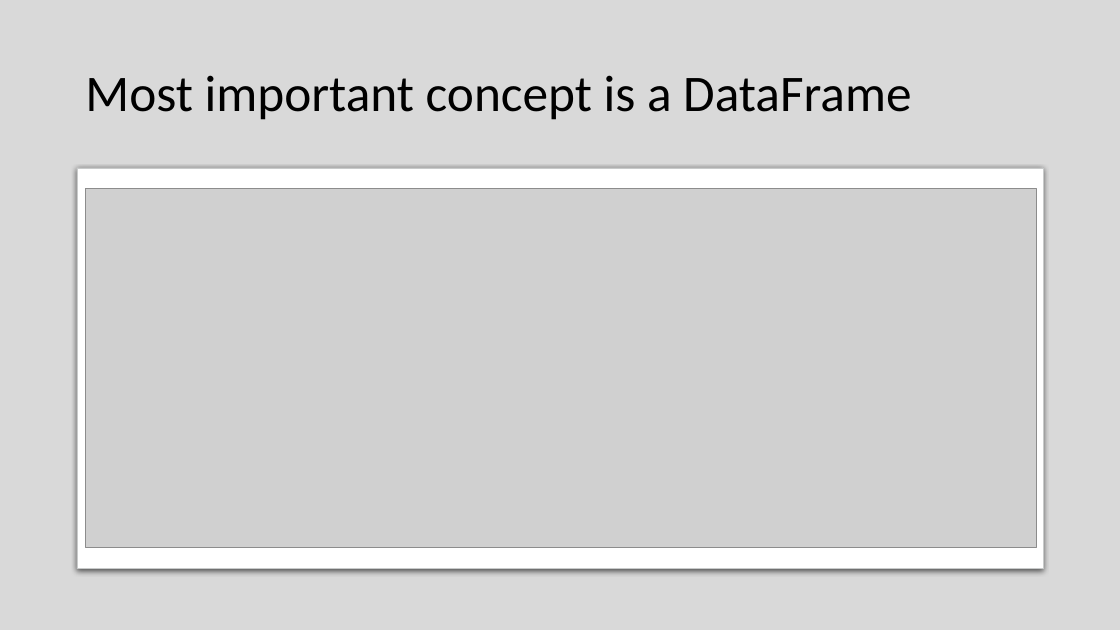
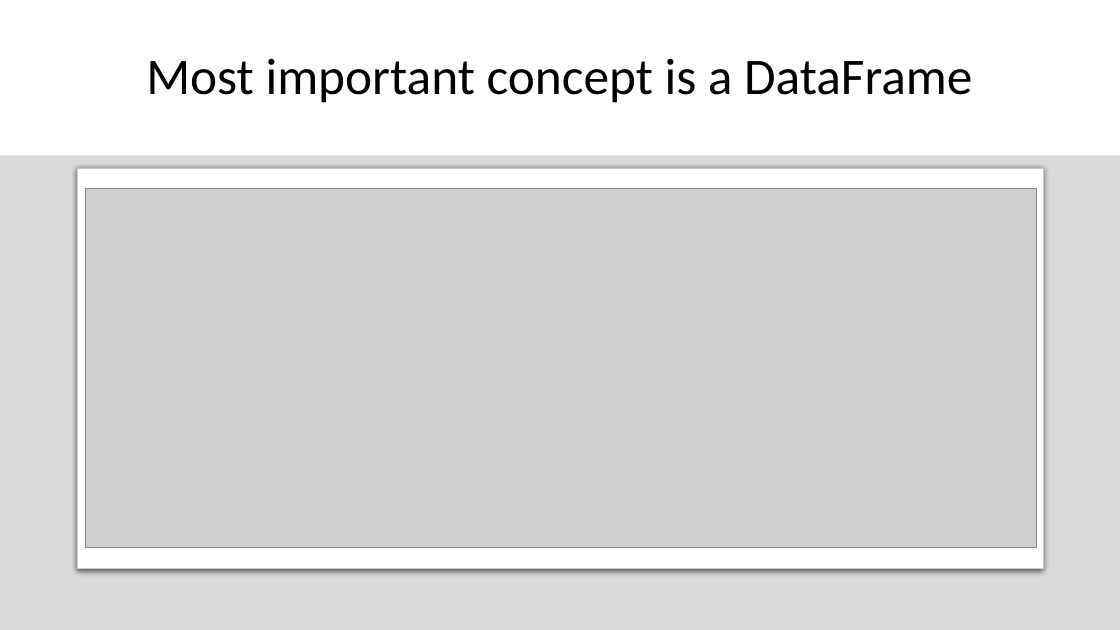
Before and after one commit to SandervandenOord/pandas_training, a slide deck: slide 7 of Pandas_Training_Slides.pptx. Drawn at 1120x630 pixels with LibreOffice and Linux fonts; fonts in the diff are those of the drawing; grey boxes stand for pictures. Boxes give left, top, right and bottom in pixels: in the first picture for what was removed or moved away, otherwise in the second. Text is boxed around its words. In the diff, an @@ line names an element or a change of style, - is before the commit and + after.

```diff
--- a/Pandas_Training_Slides.pptx
+++ b/Pandas_Training_Slides.pptx
@@ title "Most important concept is a ...": place and size @@
-title "Most important concept is a ..." at bbox=[85, 75, 911, 120]
+title "Most important concept is a ..." at bbox=[0, 0, 1120, 155]
@@ title "Most important concept is a ..." at bbox=[0, 0, 1120, 155]: alignment left to centre; fill none to #FFFFFF @@
```
Also in this commit, not shown: 4 other slides changed, 3 slides added, 1 slide removed.
